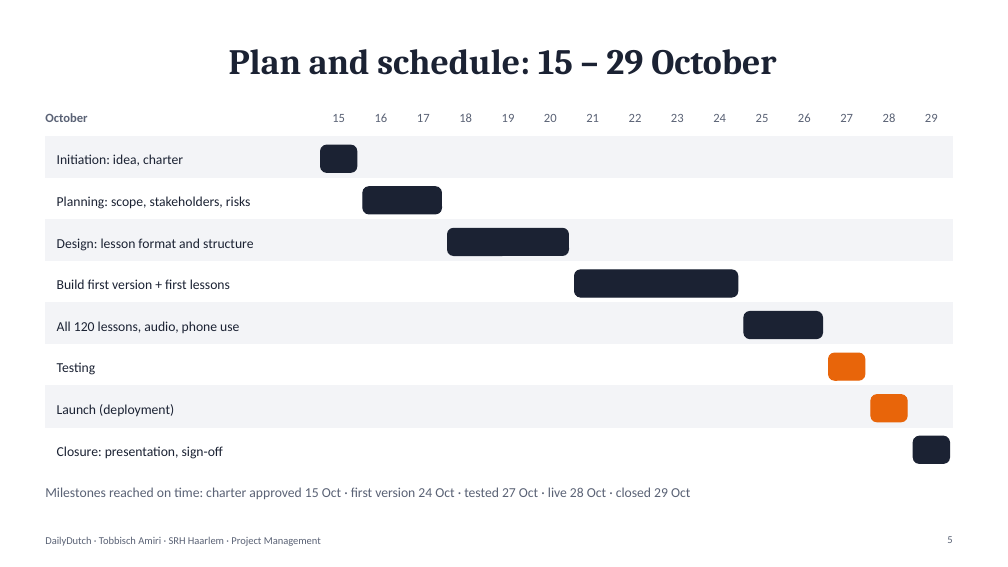
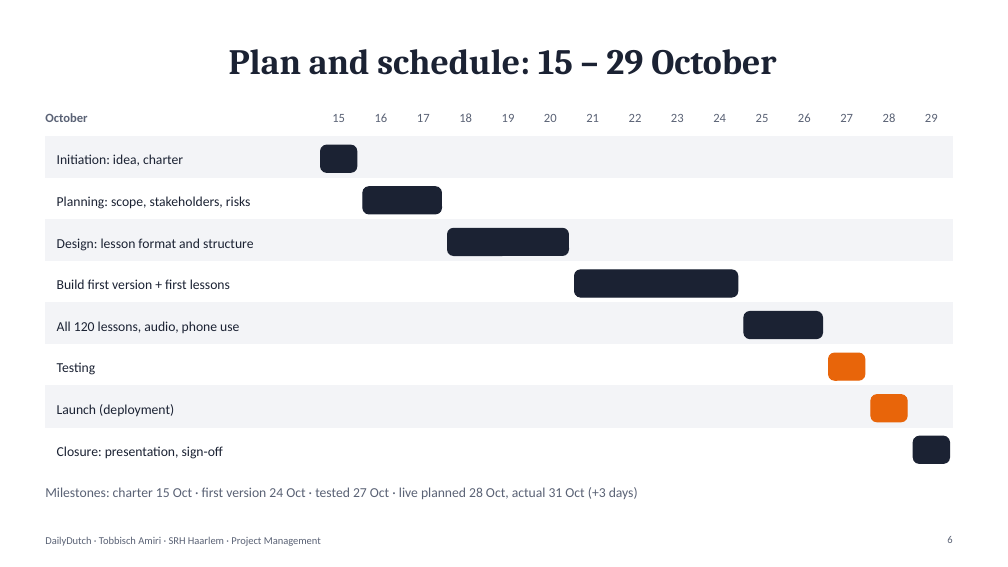
Before and after one commit to tobbissch/DailyDutch, a slide deck: slide 6 of project-management/DailyDutch-presentation.pptx (slide 5 before the commit). Drawn at 1008x567 pixels with LibreOffice and Linux fonts; fonts in the diff are those of the drawing. Boxes give left, top, right and bottom in pixels: in the first picture for what was removed or moved away, otherwise in the second. Text is boxed around its words. In the diff, an @@ line names an element or a change of style, - is before the commit and + after.

Commit message:
updated the presentation file

```diff
--- a/project-management/DailyDutch-presentation.pptx
+++ b/project-management/DailyDutch-presentation.pptx
@@ text at (45,487,638,499): text changed @@
-Milestones reached on time: charter approved 15 Oct · first version 24 Oct · tested 27 Oct · live 28 Oct · closed 29 Oct
+Milestones: charter 15 Oct · first version 24 Oct · tested 27 Oct · live planned 28 Oct, actual 31 Oct (+3 days)
```
Also in this commit, not shown: 3 other slides changed, 2 slides added, 1 other file.
